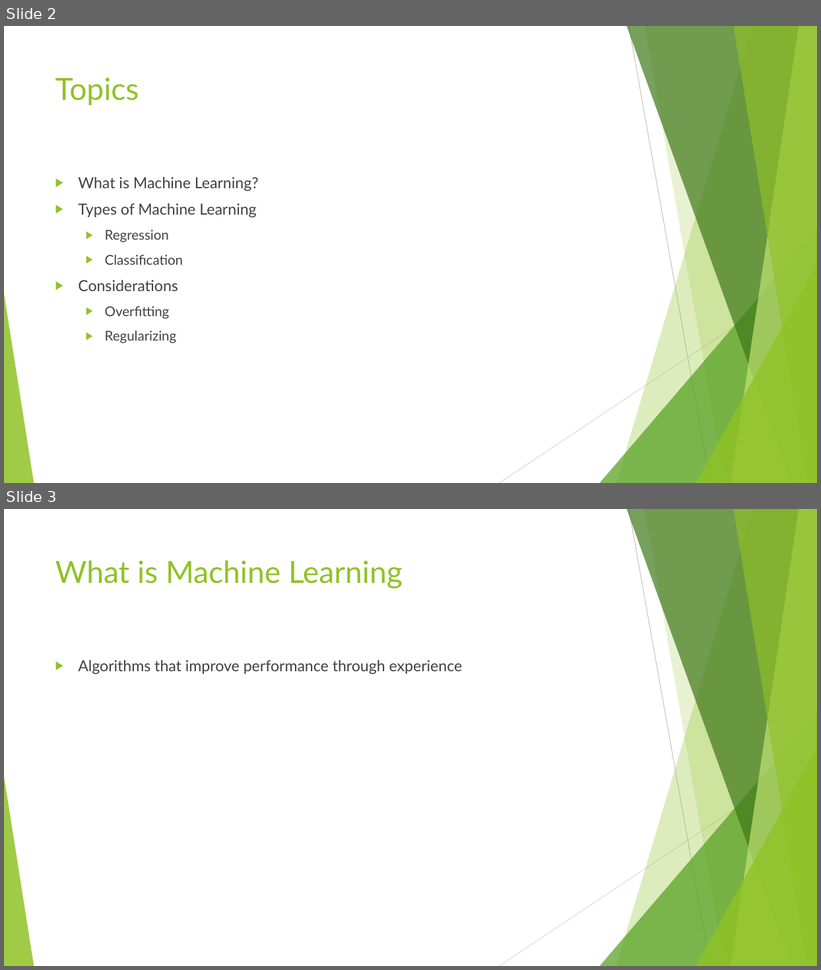
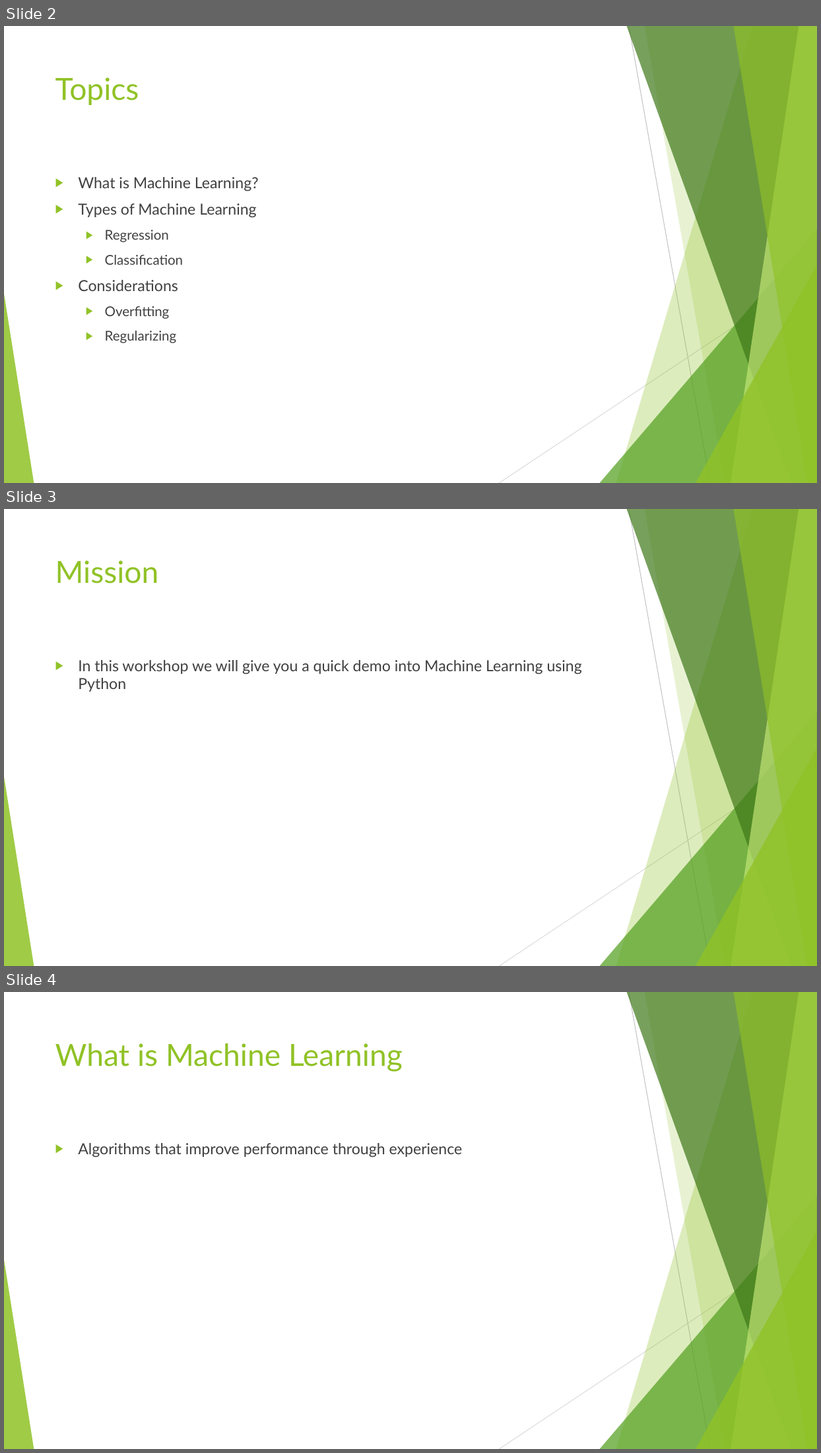
Before and after one commit to Lee-Sutton/sklearn, a slide deck: Machine Learning Bootcamp Sciprog.pptx. Shown one above the other, each under a label of ours: slides 2 and 3 before the commit, slides 2, 3 and 4 after it. The pictures are 821x970 and 821x1453 pixels, drawn with LibreOffice and Linux fonts; fonts in the diff are those of the drawing. Boxes give left, top, right and bottom in pixels: in the first picture for what was removed or moved away, otherwise in the second. Text is boxed around its words. In the diff, an @@ line names an element or a change of style, - is before the commit and + after.

```diff
--- a/Machine Learning Bootcamp Sciprog.pptx
+++ b/Machine Learning Bootcamp Sciprog.pptx
@@ slide 3 added at [4,509,817,966], background #FFFFFF; not listed: 10 template elements that a slide beside it also shows @@
@@ title added at [55,560,159,584], 36 pt, text #90C226 @@
+Mission
@@ text added at [78,660,582,692], 18 pt, text #404040 @@
+▶ In this workshop we will give you a quick demo into Machine Learning using Python
@@ what was slide 3 is now slide 4 @@
```
Also in this commit, not shown: 2 other slides added, 6 other files.
